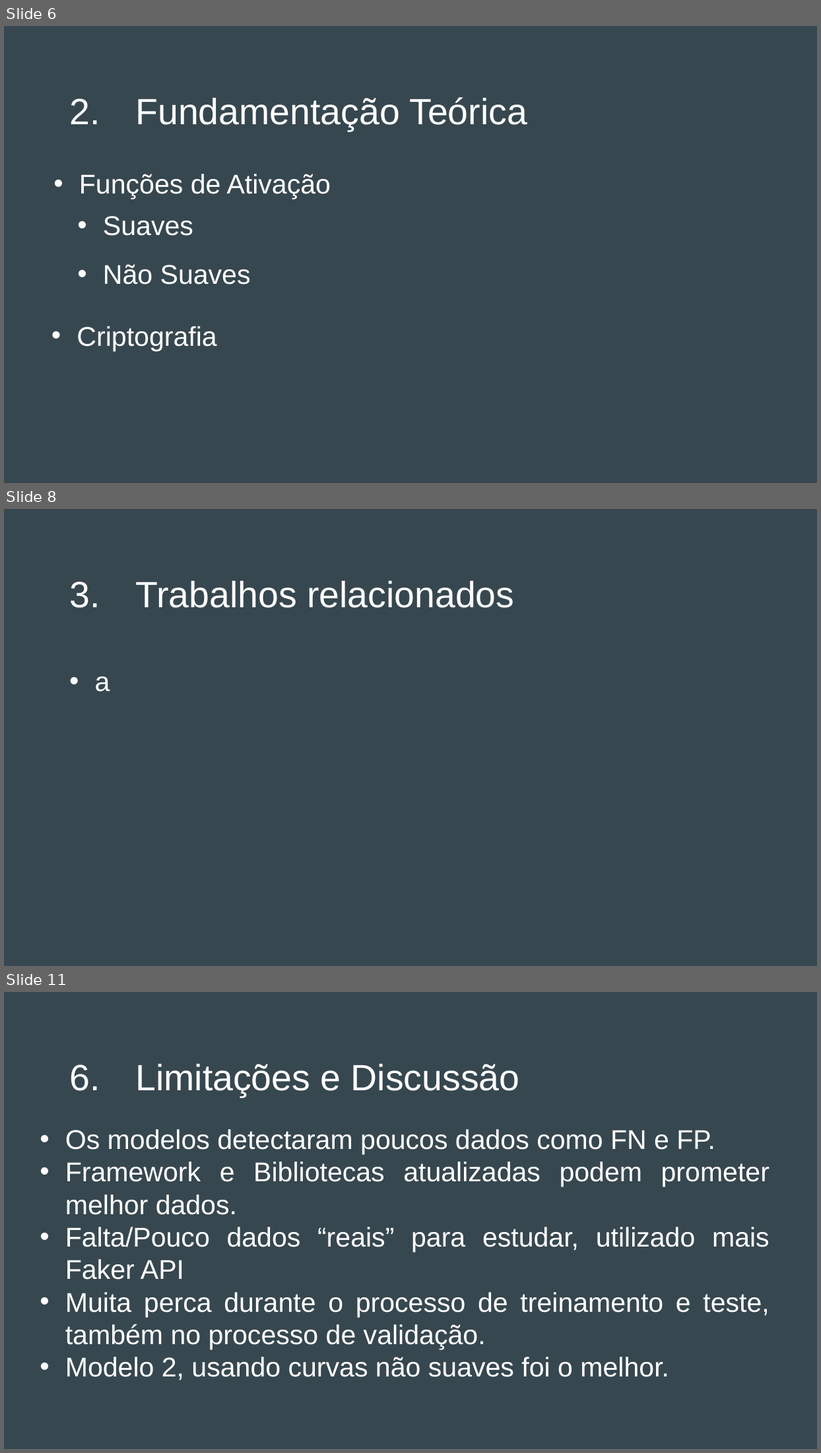
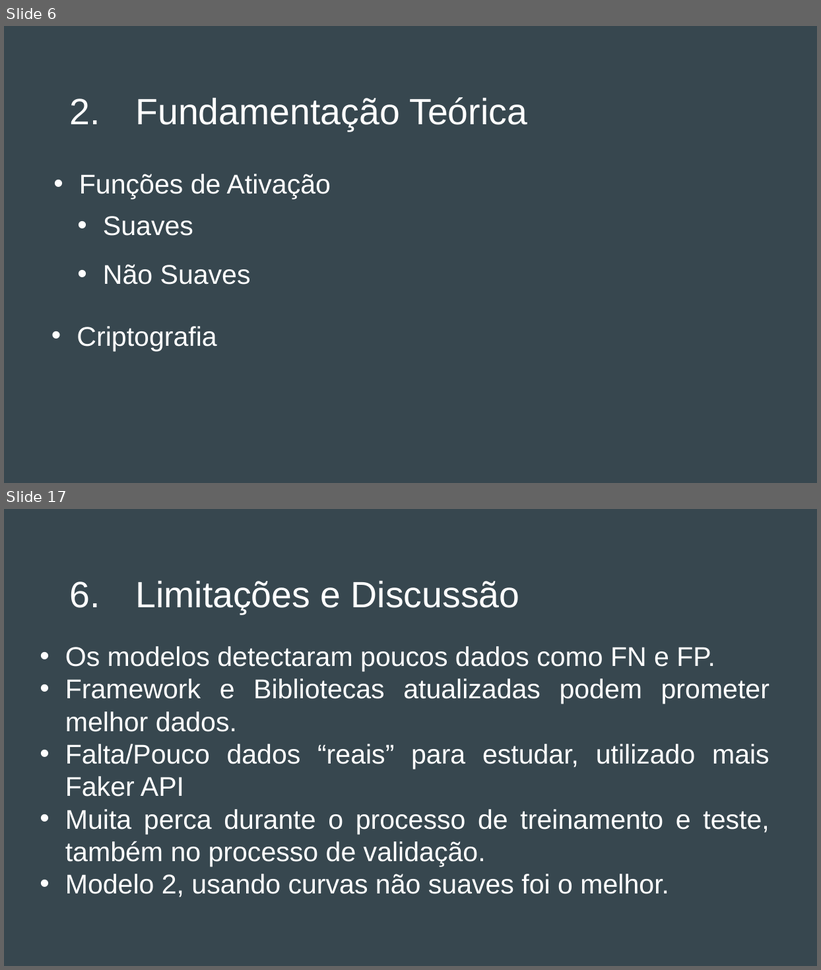
Before and after one commit to Dom-Juan/TCC-3, a slide deck: Apresentação do TCC 3 - Final.pptx. Shown one above the other, each under a label of ours: slides 6, 8 and 11 before the commit, slides 6 and 17 after it; the slides between them are not shown. The pictures are 821x1453 and 821x970 pixels, drawn with LibreOffice and Linux fonts; fonts in the diff are those of the drawing. Boxes give left, top, right and bottom in pixels: in the first picture for what was removed or moved away, otherwise in the second. Text is boxed around its words. In the diff, an @@ line names an element or a change of style, - is before the commit and + after.

```diff
--- a/Apresentação do TCC 3 - Final.pptx
+++ b/Apresentação do TCC 3 - Final.pptx
@@ slide 8 removed at bbox=[4, 509, 817, 966], background #37474F @@
@@ title removed at bbox=[135, 581, 514, 608] @@
-3. Trabalhos relacionados
@@ text removed at bbox=[95, 677, 110, 692] @@
-• a
@@ what was slide 11 is now slide 17 @@
```
Also in this commit, not shown: 3 slides changed, 10 slides added, 3 other slides removed, 2 other files.
